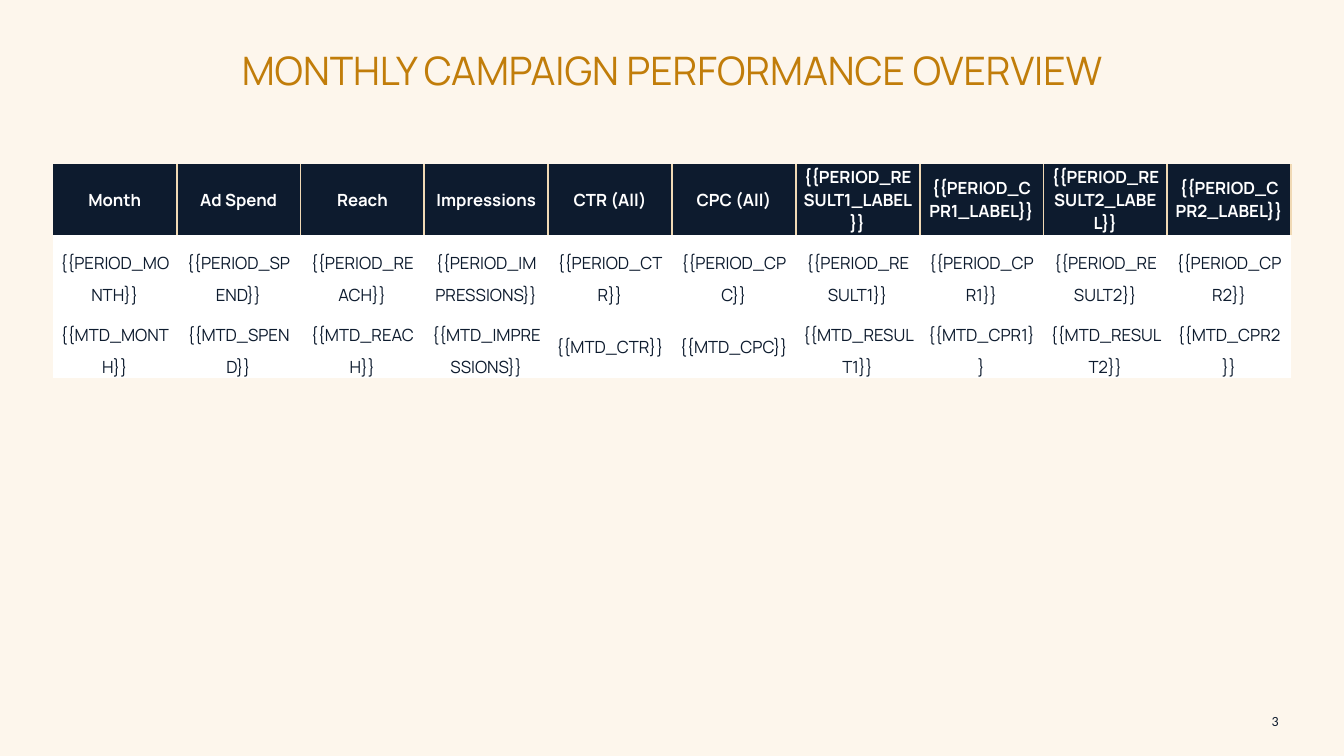
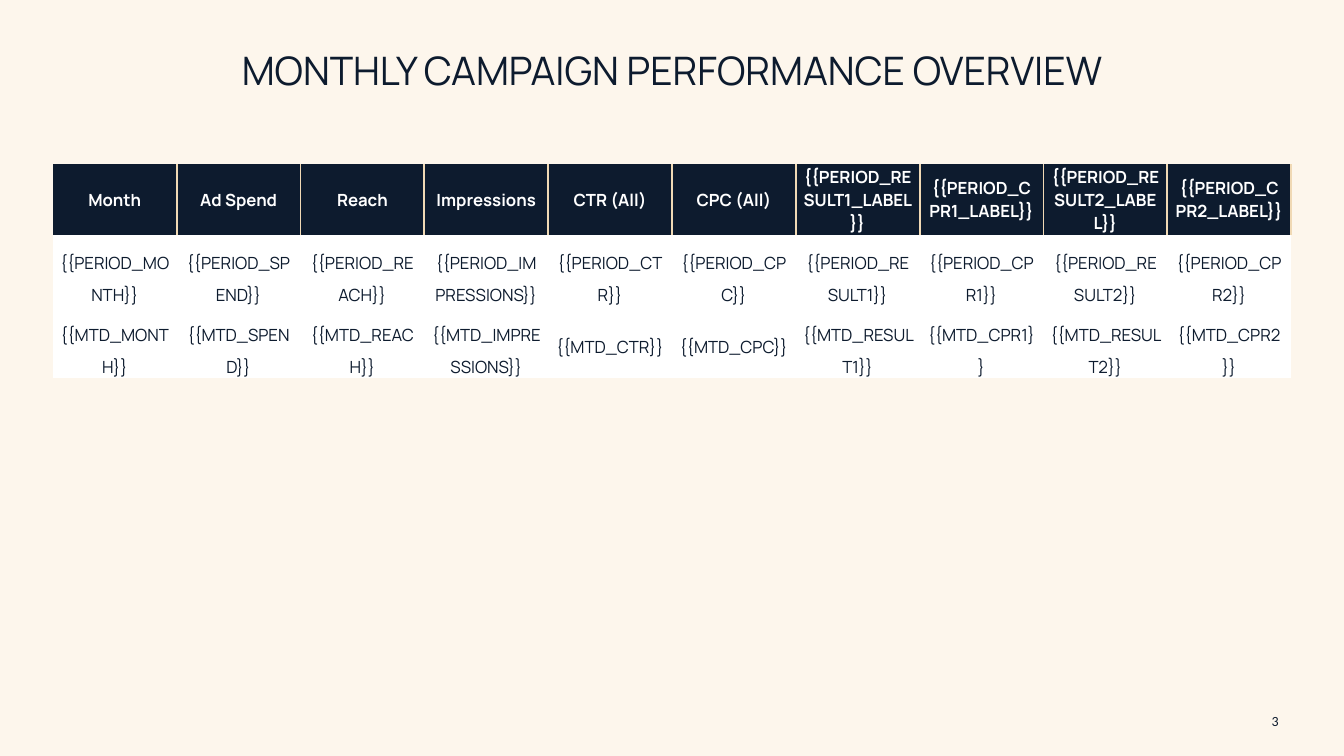
Before and after one commit to nextreport-app/NRE, a slide deck: slide 3 of templates/meta-ads-light.pptx. Drawn at 1344x756 pixels with LibreOffice and Linux fonts; fonts in the diff are those of the drawing; background and template pictures are left out. Boxes give left, top, right and bottom in pixels: in the first picture for what was removed or moved away, otherwise in the second. Text is boxed around its words. In the diff, an @@ line names an element or a change of style, - is before the commit and + after.

```diff
--- a/templates/meta-ads-light.pptx
+++ b/templates/meta-ads-light.pptx
@@ text "MONTHLY CAMPAIGN PERFORMANCE OVERVIEW" at bbox=[242, 56, 1102, 86]: text colour #C17D0A to #0D1B2E @@
```
Also in this commit, not shown: 3 other slides changed, 32 other files.
